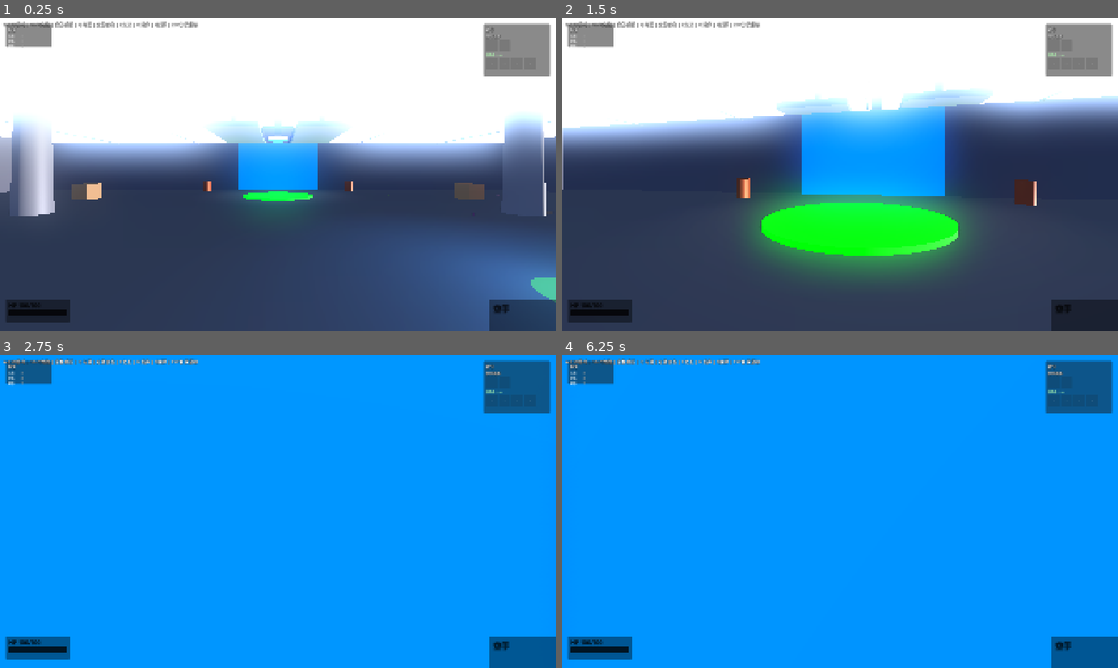
Above: before the commit, frames 1-4 (two rows, left to right).
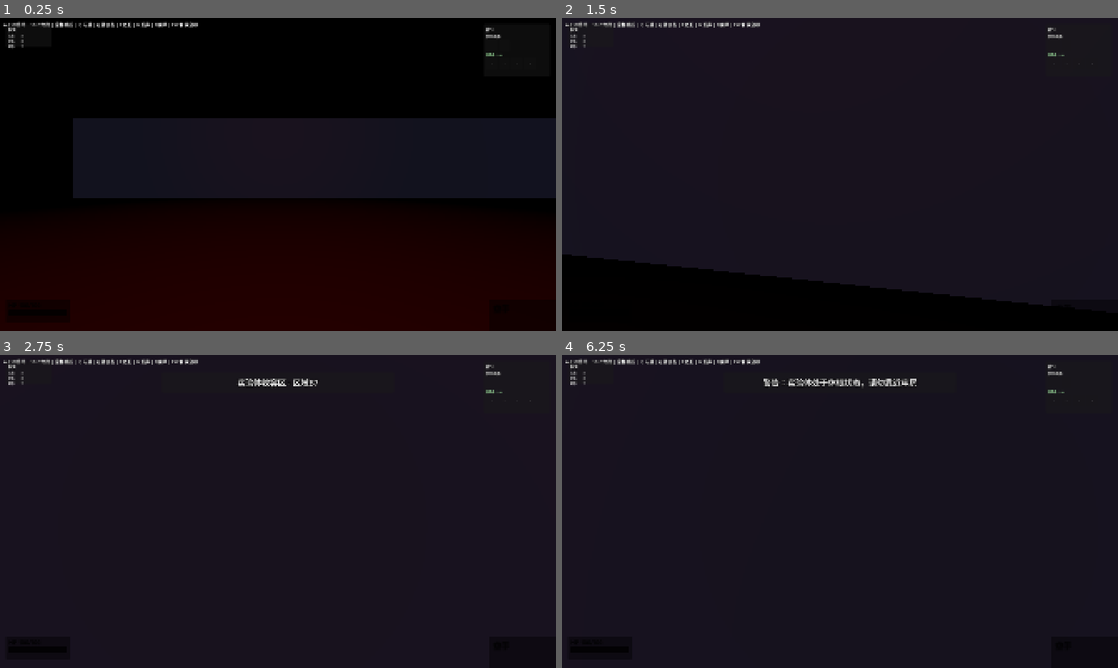
Above: after the commit, the same moments.

Repository: Potatopill98/let-s_go
Game: Godot game, scene res://scenes/level1_lab.tscn
Same seed, same stepped clock (60 frames per second), same inputs: the game is played once before the commit and once after it. Before the commit the project starts from res://scenes/main.tscn.
Inputs (mouse positions are in pixels of both pictures, inside the frame that each line leads up to):
- Up to frame 1 (0.25 s): no input
- Up to frame 2 (1.5 s): tap Enter at 0.5 s; move the mouse to (867, 174) at 0.52 s; hold E (interact) 0.53-1.28 s; hold W (move_forward) from 0.53 s (still down); click (867, 174) at 0.67 s; tap Space at 0.77 s; move the mouse to (812, 174) at 1.27 s; tap Q at 1.35 s
- Up to frame 3 (2.75 s): keep holding W (move_forward); tap Space at 1.52 s; move the mouse to (289, 505) at 2.02 s; tap G at 2.1 s
- Up to frame 4 (6.25 s): move the mouse to (834, 517) at 2.77 s; tap 1 at 2.85 s; click (834, 517) at 2.92 s; tap Space at 3.02, 3.5, 3.77, 4.52, 5, 6.02 s; move the mouse to (878, 514) at 3.52 s; tap 2 at 3.6 s; tap Enter at 4.25, 5.75 s; move the mouse to (795, 508) at 4.27 s; tap 3 at 4.35 s; move the mouse to (845, 511) at 5.02 s; tap 4 at 5.1 s; click (845, 511) at 5.17 s; move the mouse to (817, 505) at 5.77 s; release W (move_forward) at 5.78 s; hold D (move_right) from 5.78 s (still down); tap F at 5.85 s

The runs differ from the first frame. In frame 1, 100% of the frame differs, in the area x 0-100%, y 0-100%; in frame 2, 100%; in frame 3, 100%; in frame 4, 100%.

Commit message:
feat: 第一关与第二关串联-独立场景通过触发区切换
- 第一关大门后(z=65)加LevelExit触发Area, 玩家进入自动切换第二关
- 每关保持独立场景文件(level1_lab.tscn / level2_corridor.tscn), 不耦合
- 主场景从旧main.tscn改为level1_lab.tscn, 从第一关开始玩
- 第一关0错误

Diff:
--- a/project.godot
+++ b/project.godot
@@ -13,7 +13,7 @@
 [application]
 
 config/name="Lab Escape 3D Co-op Demo"
-run/main_scene="res://scenes/main.tscn"
+run/main_scene="res://scenes/level1_lab.tscn"
 config/features=PackedStringArray("4.7", "Forward Plus")
 
 [autoload]
--- a/scenes/level1_lab.gd
+++ b/scenes/level1_lab.gd
@@ -13,6 +13,7 @@
 	broadcast_timer.timeout.connect(_start_broadcast)
 	add_child(broadcast_timer)
 	broadcast_timer.start()
+	_build_level_exit()
 
 func _start_broadcast() -> void:
 	if UIManager == null:
@@ -26,3 +27,21 @@
 	UIManager.show_announcement("皮特博士最后出现位置：收容区东侧", 4.0)
 	UIManager.show_announcement("目标：修复发电机 → 搜索研究员尸体 → 开启安全门", 6.0)
 	UIManager.show_announcement("操作：WASD移动 | 左键攻击 | E交互/维修 | Shift奔跑 | Q闪避 | G丢弃", 8.0)
+func _build_level_exit() -> void:
+	# 大门后触发区域：玩家进入后切换到第二关（场景独立，不耦合）
+	var exit_area: Area3D = Area3D.new()
+	exit_area.name = "LevelExit"
+	var col: CollisionShape3D = CollisionShape3D.new()
+	var shape: BoxShape3D = BoxShape3D.new()
+	shape.size = Vector3(20.0, 4.0, 10.0)
+	col.shape = shape
+	exit_area.add_child(col)
+	exit_area.position = Vector3(0, 2.0, 65.0)
+	exit_area.body_entered.connect(_on_exit_entered)
+	add_child(exit_area)
+
+func _on_exit_entered(body: Node) -> void:
+	if body.is_in_group("player"):
+		if UIManager != null:
+			UIManager.show_announcement("正在进入下一区域...", 2.0)
+		get_tree().change_scene_to_file("res://scenes/level2_corridor.tscn")
